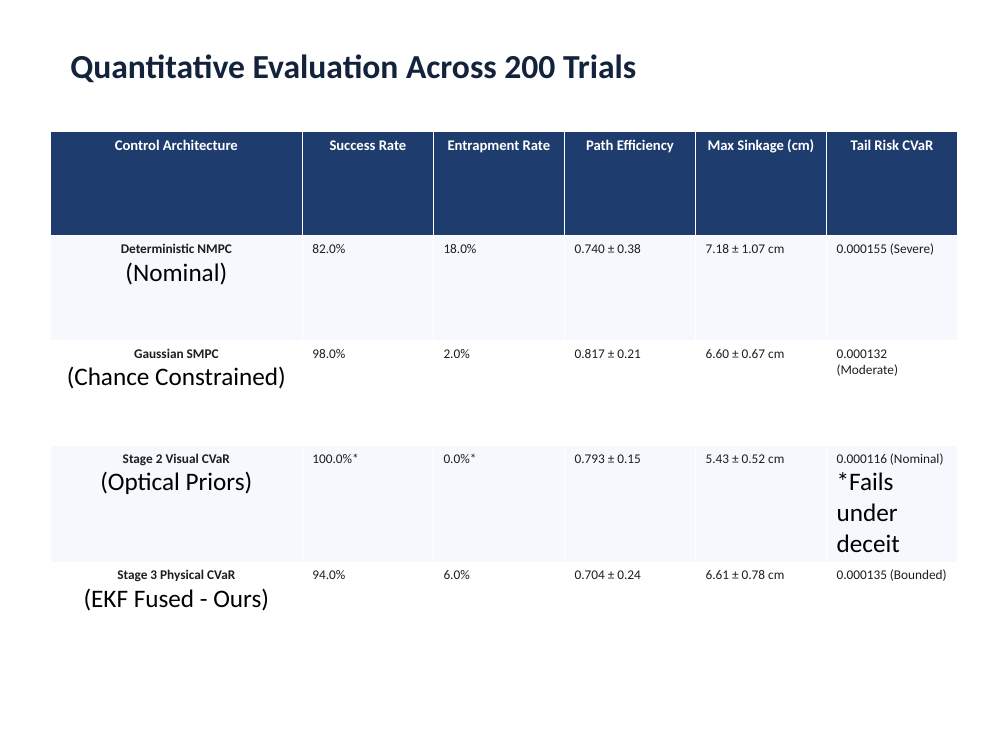
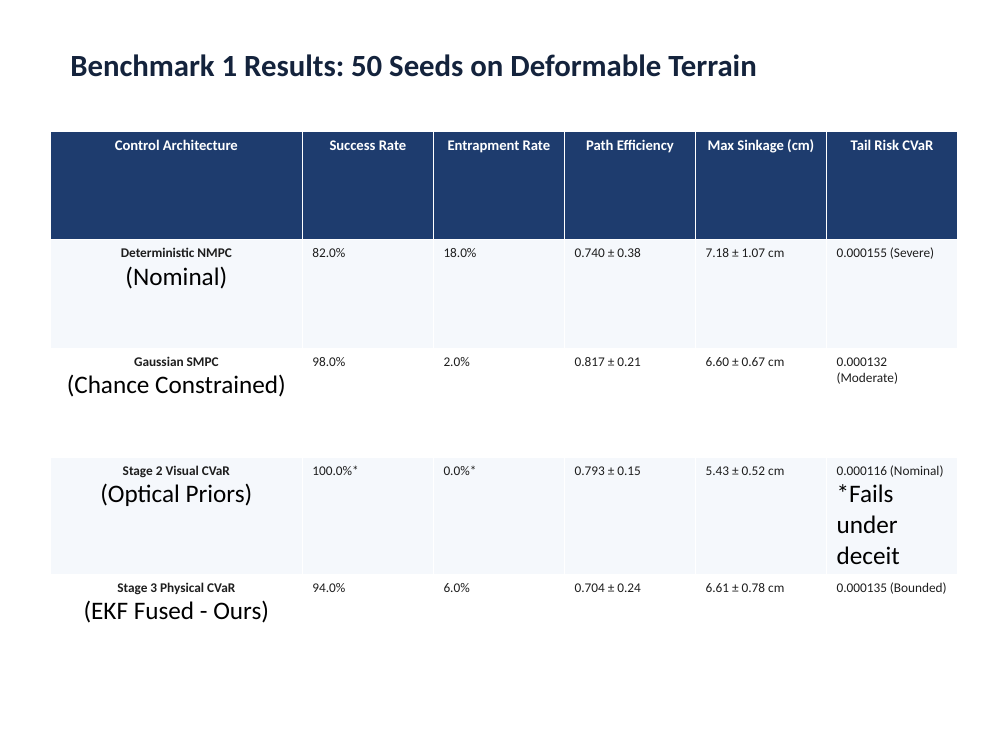
Before and after one commit to k-sushil78569/Terrarisk_EE650_Project, a slide deck: slide 11 of TerraRisk_Final_Presentation.pptx. Drawn at 1008x756 pixels with LibreOffice and Linux fonts; fonts in the diff are those of the drawing. Boxes give left, top, right and bottom in pixels: in the first picture for what was removed or moved away, otherwise in the second. Text is boxed around its words. In the diff, an @@ line names an element or a change of style, - is before the commit and + after.

```diff
--- a/TerraRisk_Final_Presentation.pptx
+++ b/TerraRisk_Final_Presentation.pptx
@@ text at (x1=70, y1=54, x2=756, y2=77): text changed; size 24 to 22 pt @@
-Quantitative Evaluation Across 200 Trials
+Benchmark 1 Results: 50 Seeds on Deformable Terrain
@@ table resized from (x1=50, y1=131, x2=958, y2=655) to (x1=50, y1=131, x2=958, y2=675) @@
```
Also in this commit, not shown: 6 other slides changed, 7 slides added, 2 slides removed, 12 other files.
